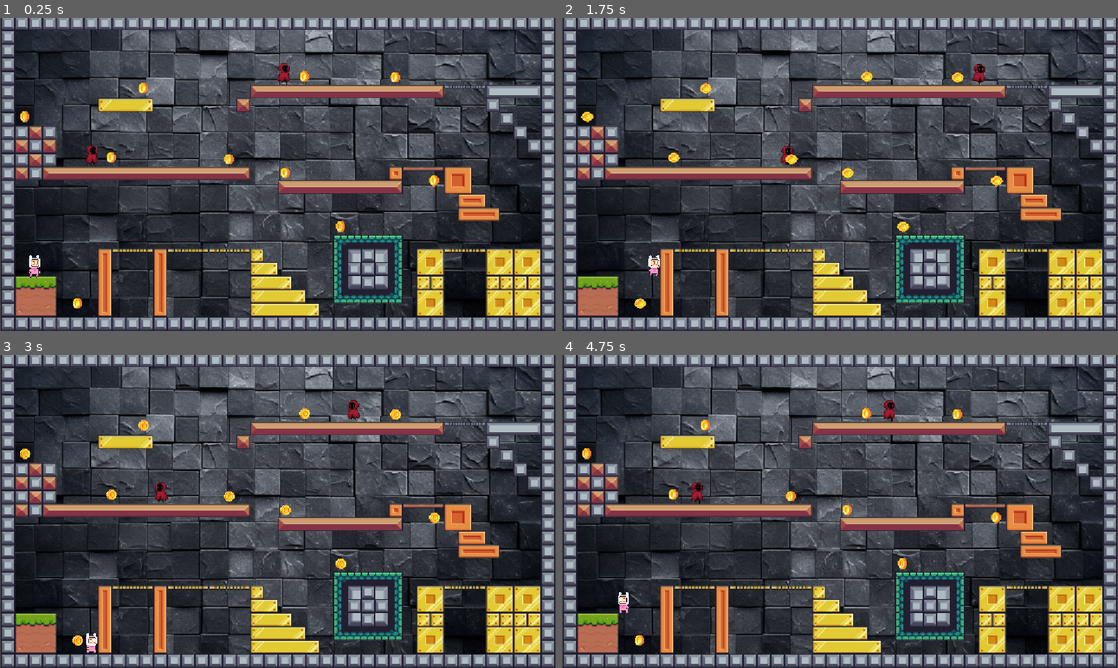
Above: before the commit, frames 1-4 (two rows, left to right).
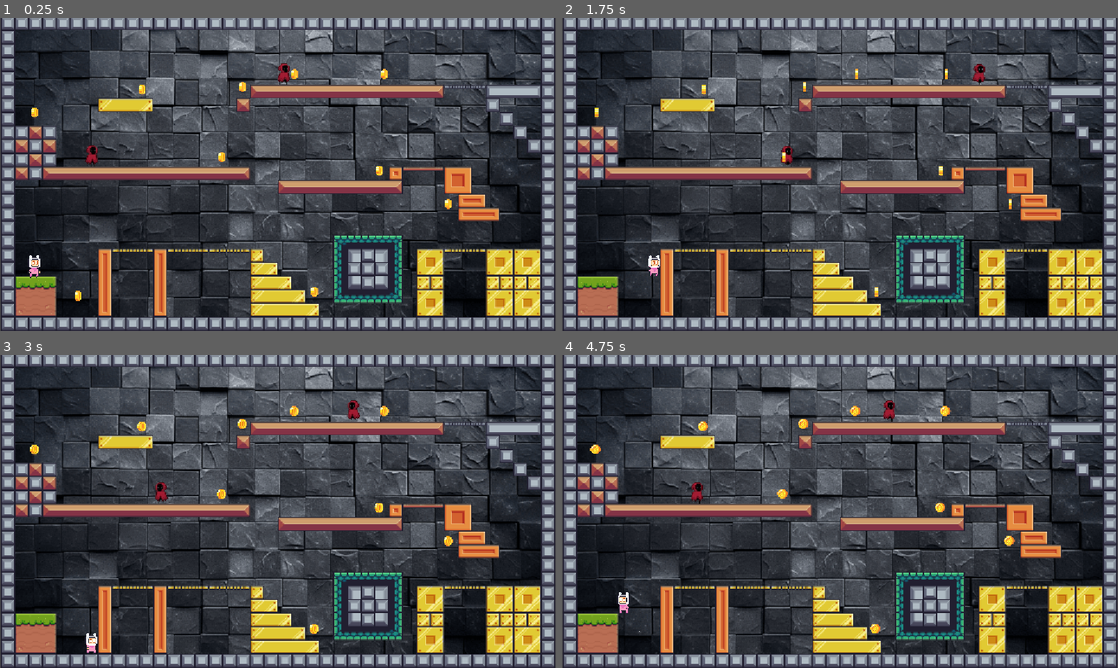
Above: after the commit, the same moments.

Repository: baishnabikumari/Up-Up
Game: Godot game, scene res://scenes/main.tscn
Same seed, same stepped clock (60 frames per second), same inputs: the game is played once before the commit and once after it.
Inputs:
- Up to frame 1 (0.25 s): no input
- Up to frame 2 (1.75 s): tap Enter at 0.5 s; hold D (right) from 0.53 s (still down); tap Alt at 0.6 s; tap W (jump) at 0.77, 1.52 s; tap Shift at 1.35 s
- Up to frame 3 (3 s): release D (right) at 2.03 s; hold A (left) 2.03-2.78 s; tap Alt at 2.1 s; hold D (right) from 2.78 s (still down); tap Shift at 2.85 s
- Up to frame 4 (4.75 s): tap W (jump) at 3.02, 3.77, 4.52 s; tap Alt at 3.6 s; release D (right) at 4.28 s; hold A (left) from 4.28 s (still down); tap Shift at 4.35 s

The runs differ from the first frame. In frame 1, 0.8% of the frame differs, in the area x 3-82%, y 16-93%; in frame 2, 0.7%; in frame 3, 0.9%; in frame 4, 0.9%.

Commit message:
added the collectable animation i.e collected sprites

Diff:
--- a/scenes/coins.tscn
+++ b/scenes/coins.tscn
@@ -1,31 +1,8 @@
-[gd_scene load_steps=20 format=3 uid="uid://crnv242onwevq"]
+[gd_scene load_steps=21 format=3 uid="uid://crnv242onwevq"]
 
-[ext_resource type="Texture2D" uid="uid://dpaqqx44omiqg" path="res://assets/images/Collectibles/Collected.png" id="1_o4aag"]
+[ext_resource type="Script" uid="uid://chwol3187tx1b" path="res://scripts/coins.gd" id="1_fxnh4"]
 [ext_resource type="Texture2D" uid="uid://clafcnxue2a3s" path="res://assets/images/Collectibles/coins.png" id="2_fxnh4"]
-
-[sub_resource type="AtlasTexture" id="AtlasTexture_s1asw"]
-atlas = ExtResource("1_o4aag")
-region = Rect2(0, 0, 32, 32)
-
-[sub_resource type="AtlasTexture" id="AtlasTexture_hhy8l"]
-atlas = ExtResource("1_o4aag")
-region = Rect2(32, 0, 32, 32)
-
-[sub_resource type="AtlasTexture" id="AtlasTexture_6p0jd"]
-atlas = ExtResource("1_o4aag")
-region = Rect2(64, 0, 32, 32)
-
-[sub_resource type="AtlasTexture" id="AtlasTexture_c07ru"]
-atlas = ExtResource("1_o4aag")
-region = Rect2(96, 0, 32, 32)
-
-[sub_resource type="AtlasTexture" id="AtlasTexture_u3akd"]
-atlas = ExtResource("1_o4aag")
-region = Rect2(128, 0, 32, 32)
-
-[sub_resource type="AtlasTexture" id="AtlasTexture_oestc"]
-atlas = ExtResource("1_o4aag")
-region = Rect2(160, 0, 32, 32)
+[ext_resource type="Texture2D" uid="uid://dpaqqx44omiqg" path="res://assets/images/Collectibles/Collected.png" id="3_fxnh4"]
 
 [sub_resource type="AtlasTexture" id="AtlasTexture_p3o4g"]
 atlas = ExtResource("2_fxnh4")
@@ -63,31 +40,32 @@
 atlas = ExtResource("2_fxnh4")
 region = Rect2(2216, 0, 277, 312)
 
+[sub_resource type="AtlasTexture" id="AtlasTexture_s1asw"]
+atlas = ExtResource("3_fxnh4")
+region = Rect2(0, 0, 32, 32)
+
+[sub_resource type="AtlasTexture" id="AtlasTexture_hhy8l"]
+atlas = ExtResource("3_fxnh4")
+region = Rect2(32, 0, 32, 32)
+
+[sub_resource type="AtlasTexture" id="AtlasTexture_6p0jd"]
+atlas = ExtResource("3_fxnh4")
+region = Rect2(64, 0, 32, 32)
+
+[sub_resource type="AtlasTexture" id="AtlasTexture_c07ru"]
+atlas = ExtResource("3_fxnh4")
+region = Rect2(96, 0, 32, 32)
+
+[sub_resource type="AtlasTexture" id="AtlasTexture_u3akd"]
+atlas = ExtResource("3_fxnh4")
+region = Rect2(128, 0, 32, 32)
+
+[sub_resource type="AtlasTexture" id="AtlasTexture_oestc"]
+atlas = ExtResource("3_fxnh4")
+region = Rect2(160, 0, 32, 32)
+
 [sub_resource type="SpriteFrames" id="SpriteFrames_6wlsl"]
 animations = [{
-"frames": [{
-"duration": 1.0,
-"texture": SubResource("AtlasTexture_s1asw")
-}, {
-"duration": 1.0,
-"texture": SubResource("AtlasTexture_hhy8l")
-}, {
-"duration": 1.0,
-"texture": SubResource("AtlasTexture_6p0jd")
-}, {
-"duration": 1.0,
-"texture": SubResource("AtlasTexture_c07ru")
-}, {
-"duration": 1.0,
-"texture": SubResource("AtlasTexture_u3akd")
-}, {
-"duration": 1.0,
-"texture": SubResource("AtlasTexture_oestc")
-}],
-"loop": true,
-"name": &"collected",
-"speed": 20.0
-}, {
 "frames": [{
 "duration": 1.0,
 "texture": SubResource("AtlasTexture_p3o4g")
@@ -117,25 +95,50 @@
 "texture": SubResource("AtlasTexture_7d8gy")
 }],
 "loop": true,
-"name": &"default",
-"speed": 8.0
+"name": &"Coins",
+"speed": 13.0
+}, {
+"frames": [{
+"duration": 1.0,
+"texture": SubResource("AtlasTexture_s1asw")
+}, {
+"duration": 1.0,
+"texture": SubResource("AtlasTexture_hhy8l")
+}, {
+"duration": 1.0,
+"texture": SubResource("AtlasTexture_6p0jd")
+}, {
+"duration": 1.0,
+"texture": SubResource("AtlasTexture_c07ru")
+}, {
+"duration": 1.0,
+"texture": SubResource("AtlasTexture_u3akd")
+}, {
+"duration": 1.0,
+"texture": SubResource("AtlasTexture_oestc")
+}],
+"loop": true,
+"name": &"Collected",
+"speed": 5.0
 }]
 
 [sub_resource type="CircleShape2D" id="CircleShape2D_bcd1j"]
-radius = 2.6874185
+radius = 2.027588
 
 [node name="coins" type="Area2D"]
 texture_filter = 1
 scale = Vector2(3, 3)
+script = ExtResource("1_fxnh4")
 
 [node name="AnimatedSprite2D" type="AnimatedSprite2D" parent="."]
-position = Vector2(12.96875, 15.041667)
-scale = Vector2(0.023841757, 0.021634614)
+position = Vector2(61.833336, 80.833336)
+scale = Vector2(0.022864036, 0.020299155)
 sprite_frames = SubResource("SpriteFrames_6wlsl")
-autoplay = "default"
-frame = 4
-frame_progress = 0.1378526
+animation = &"Coins"
+autoplay = "Coins"
 
 [node name="CollisionShape2D" type="CollisionShape2D" parent="."]
-position = Vector2(13, 15.666667)
+position = Vector2(62, 81.666664)
 shape = SubResource("CircleShape2D_bcd1j")
+
+[connection signal="body_entered" from="." to="." method="_on_body_entered"]
--- a/scenes/levels/level_1.tscn
+++ b/scenes/levels/level_1.tscn
@@ -242,31 +242,31 @@
 [node name="coins" type="Node2D" parent="."]
 
 [node name="coin_1" parent="coins" instance=ExtResource("5_6761a")]
-position = Vector2(224.00002, 120)
+position = Vector2(-147, -132)
 
 [node name="coin_2" parent="coins" instance=ExtResource("5_6761a")]
-position = Vector2(311, 23)
+position = Vector2(153, -177.00002)
 
 [node name="coin_3" parent="coins" instance=ExtResource("5_6761a")]
-position = Vector2(125, 37)
+position = Vector2(93, -162)
 
 [node name="coin_4" parent="coins" instance=ExtResource("5_6761a")]
-position = Vector2(49, 289)
+position = Vector2(69, -80)
 
 [node name="coin_5" parent="coins" instance=ExtResource("5_6761a")]
-position = Vector2(416, 24)
+position = Vector2(257, -177)
 
 [node name="coin_6" parent="coins" instance=ExtResource("5_6761a")]
-position = Vector2(-12, 70)
+position = Vector2(-97, 83)
 
 [node name="coin_7" parent="coins" instance=ExtResource("5_6761a")]
-position = Vector2(88, 118)
+position = Vector2(-23, -159)
 
 [node name="coin_8" parent="coins" instance=ExtResource("5_6761a")]
-position = Vector2(289, 136)
+position = Vector2(251, -64)
 
 [node name="coin_9" parent="coins" instance=ExtResource("5_6761a")]
-position = Vector2(461, 145)
+position = Vector2(176, 78)
 
 [node name="coin_10" parent="coins" instance=ExtResource("5_6761a")]
-position = Vector2(353, 199)
+position = Vector2(331, -25)
--- a/scripts/coins.gd
+++ b/scripts/coins.gd
@@ -1,4 +1,5 @@
 extends Area2D
+@onready var animated_sprite_2d: AnimatedSprite2D = $AnimatedSprite2D
 
 
 # Called when the node enters the scene tree for the first time.
@@ -12,4 +13,4 @@
 
 
 func _on_body_entered(body: Node2D) -> void:
-	pass # Replace with function body.
+	animated_sprite_2d.animation = "Collected"
